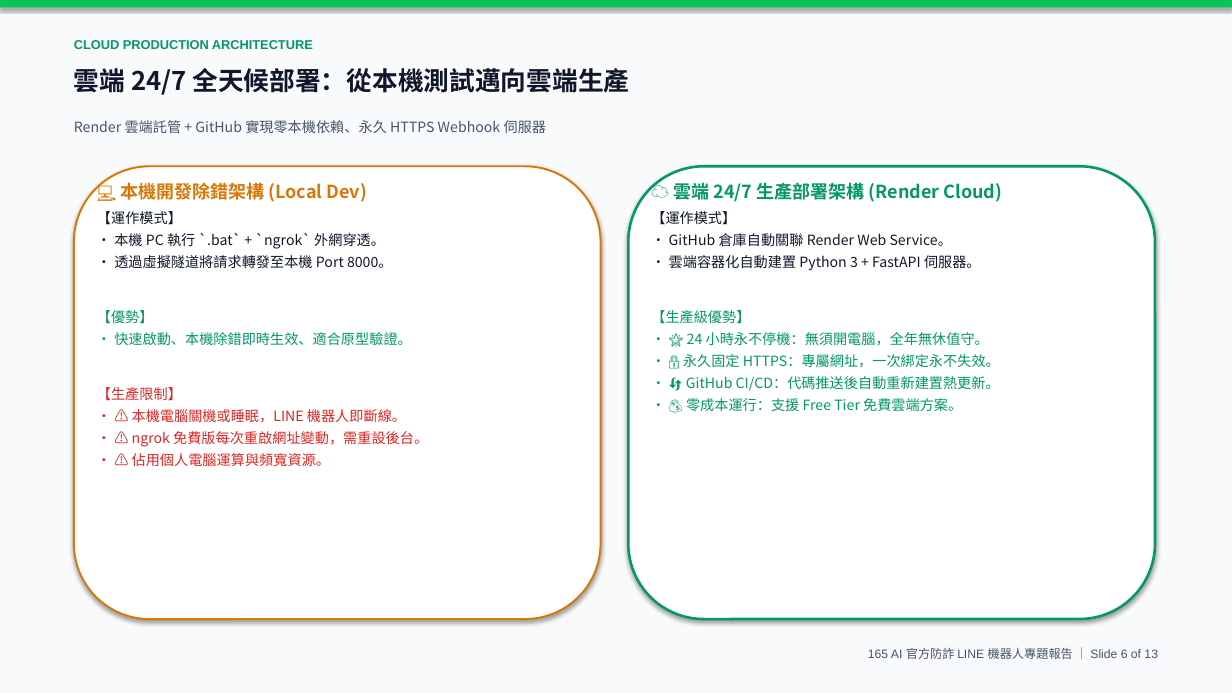
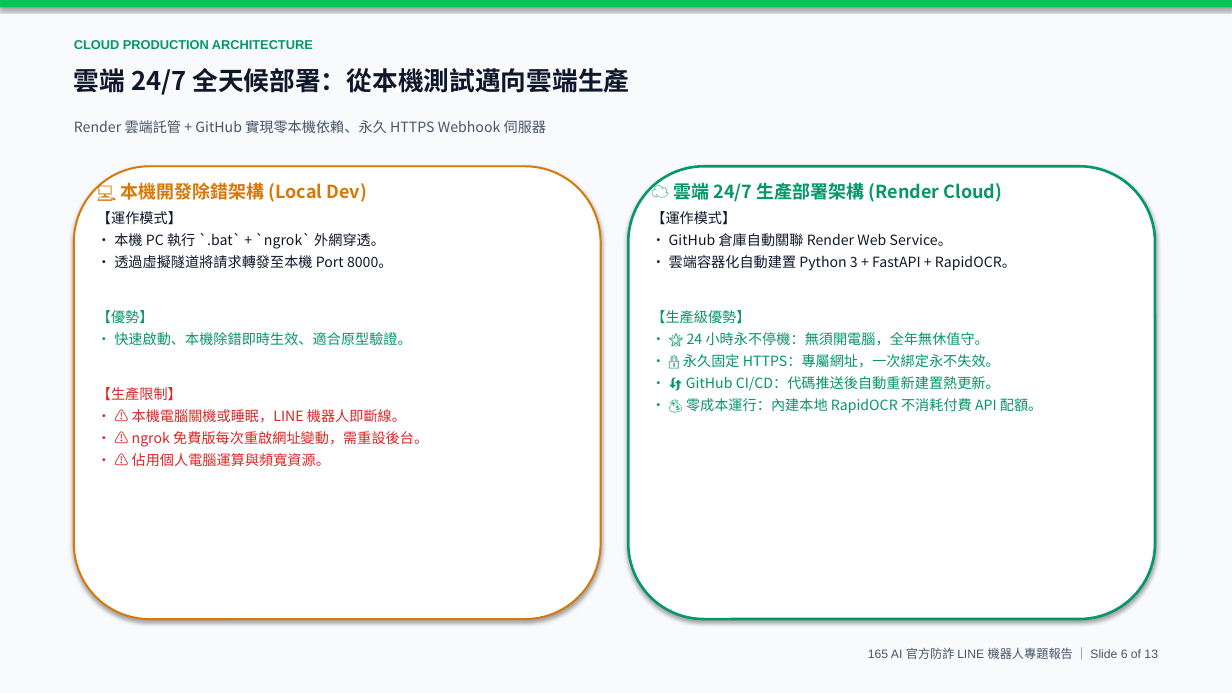
Before and after one commit to alex0647-star/165-anti-scam-ai, a slide deck: slide 6 of LINE官方防詐機器人_專題簡報.pptx. Drawn at 1232x693 pixels with LibreOffice and Linux fonts; fonts in the diff are those of the drawing. Boxes give left, top, right and bottom in pixels: in the first picture for what was removed or moved away, otherwise in the second. Text is boxed around its words. In the diff, an @@ line names an element or a change of style, - is before the commit and + after.

Commit message:
更新 165 AI 專題簡報、LINE 官方機器人伺服器與相關實測成果

```diff
--- a/LINE官方防詐機器人_專題簡報.pptx
+++ b/LINE官方防詐機器人_專題簡報.pptx
@@ text at bbox=[669, 255, 1016, 271]: text changed @@
-• 雲端容器化自動建置 Python 3 + FastAPI 伺服器。
+• 雲端容器化自動建置 Python 3 + FastAPI + RapidOCR。
@@ text at bbox=[686, 398, 1042, 414]: text changed @@
-• 💰 零成本運行：支援 Free Tier 免費雲端方案。
+• 💰 零成本運行：內建本地 RapidOCR 不消耗付費 API 配額。
```
Also in this commit, not shown: 12 other slides changed, 3 other files.
